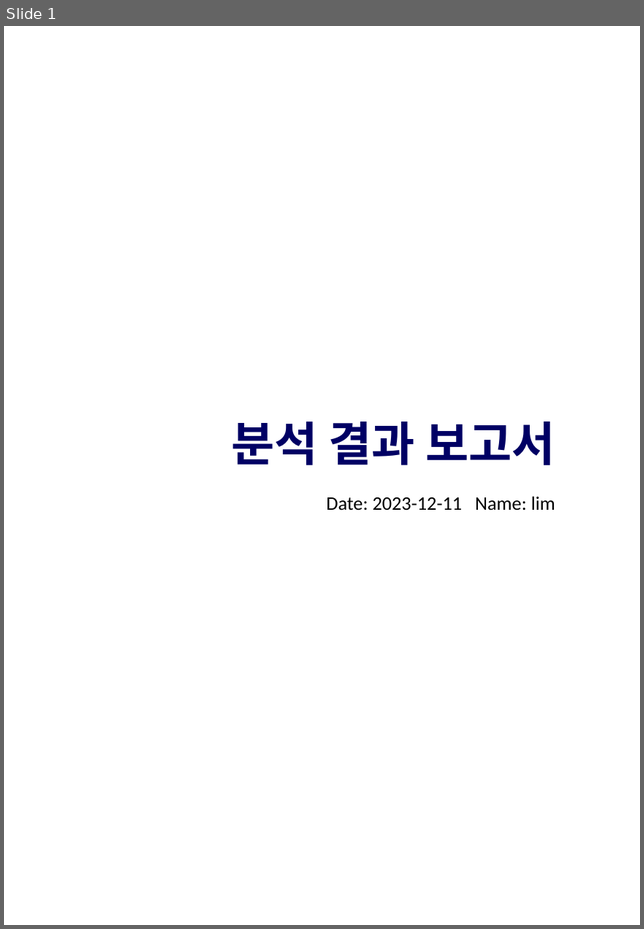
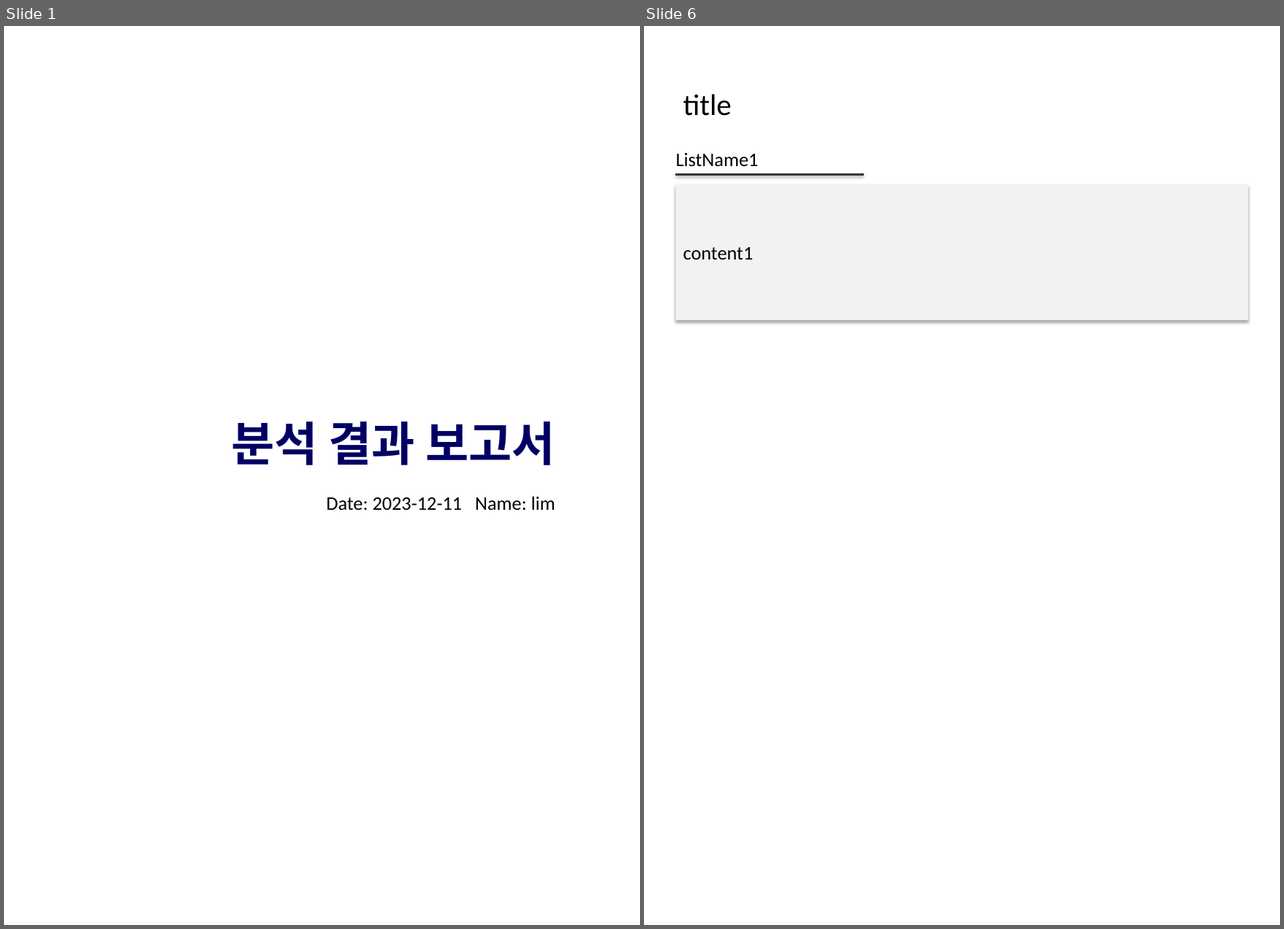
Before and after one commit to limsomi/BoB-bokgumagic, a slide deck: sample.pptx. Shown side by side, each under a label of ours: slide 1 before the commit, slides 1 and 6 after it; the slides between them are not shown. The pictures are 644x929 and 1284x929 pixels, drawn with LibreOffice and Linux fonts; fonts in the diff are those of the drawing; background and template pictures are left out. Boxes give left, top, right and bottom in pixels: in the first picture for what was removed or moved away, otherwise in the second. Text is boxed around its words. In the diff, an @@ line names an element or a change of style, - is before the commit and + after.

```diff
--- a/sample.pptx
+++ b/sample.pptx
@@ slide 6 added at [644,26,1280,925], background #FFFFFF @@
@@ text added at [683,94,732,116], 28 pt, text #000000 @@
+title
@@ text added at [676,153,759,167], 18 pt, text #000000 @@
+ListName1
@@ line added from (675, 174) to (863, 174), #343738 2 pt @@
@@ rectangle added at [675,184,1248,319], fill #F2F2F2, 18 pt, text #000000 @@
+content1
```
Also in this commit, not shown: 11 other slides added, 6 slides removed, 9 other files.
